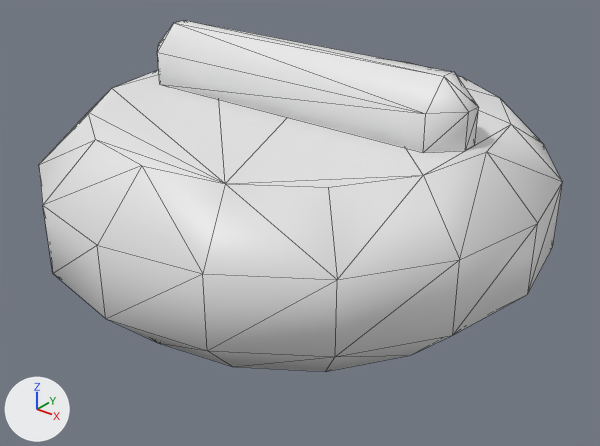
Renders of the FBX model Content/TheFinalTake/Meshes/Studio/Stations/SM_Station_LightingBoard_Toggle.fbx from each side of a commit.
The view is the same before and after, from a 50 mm camera at (0.289, -0.36, 0.198) aimed at (0.011, -0.012, -0.017). The axes (+X, +Y, +Z) are drawn at lower left. The lights are the same throughout. The first picture is the older version. Mesh edges are drawn as thin lines. Where no turn or scale is listed for an object, it has been applied to the vertices.

In view in the first picture: 'SM_Station_LightingBoard_Toggle'.
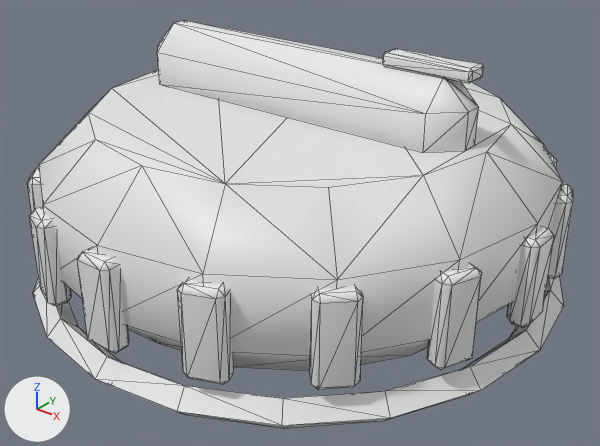
Location of each change, [x1, y1, x2, y2] in pixels of the pictures (600 x 446 px):
'SM_Station_LightingBoard_Toggle', reshaped (16% taller)
    before: [39, 20, 563, 371]
    after: [27, 20, 573, 428]
part 1 of me_sm_station_lightingboard_toggle_001, added
    after: [27, 151, 573, 428]
part 2 of me_sm_station_lightingboard_toggle_001, added
    after: [383, 49, 484, 83]

Patch to the scene script:
```diff
--- a/Content/TheFinalTake/Meshes/Studio/Stations/SM_Station_LightingBoard_Toggle.fbx.py
+++ b/Content/TheFinalTake/Meshes/Studio/Stations/SM_Station_LightingBoard_Toggle.fbx.py
@@ me_sm_station_lightingboard_toggle_001 @@
 # used by ob_sm_station_lightingboard_toggle; location = (0.0, 0.0, 0.0)
-me_sm_station_lightingboard_toggle_001.from_pydata(...)  # 88 vertices, 168 faces; spans x -0.15..0.15, y -0.15..0.15, z -0.05..0.085
+me_sm_station_lightingboard_toggle_001.from_pydata(...)  # 576 vertices, 1076 faces; spans x -0.161..0.161, y -0.161..0.161, z -0.059..0.092
+# me_sm_station_lightingboard_toggle_001 part 1: 464 vertices added at x -0.161..0.161, y -0.161..0.161, z -0.059..0.016
+# me_sm_station_lightingboard_toggle_001 part 2: 24 vertices added at x 0.059..0.111, y -0.007..0.007, z 0.084..0.092
 me_sm_station_lightingboard_toggle_001.materials.append(mat_m_ft_vertex)
```
